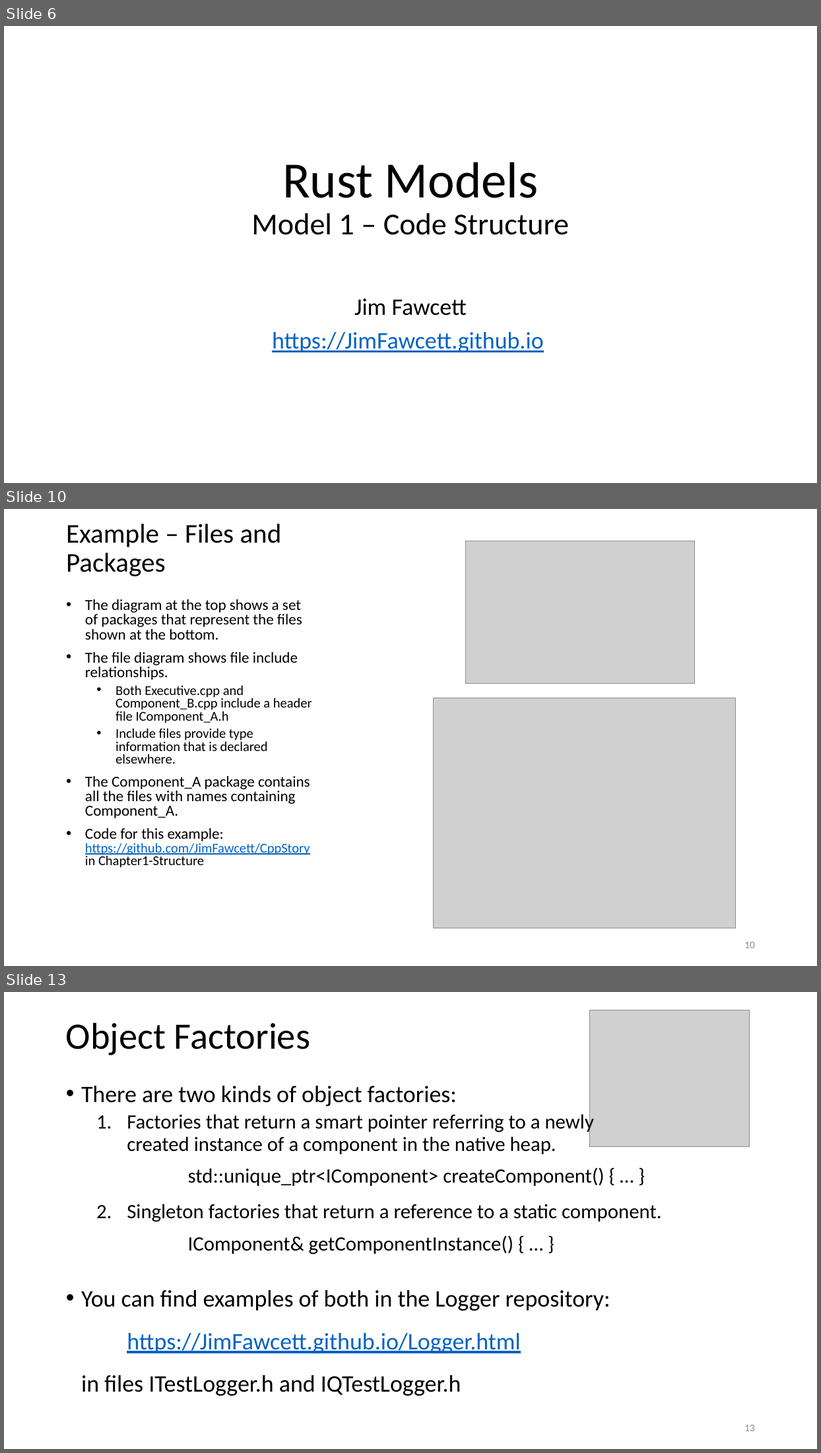
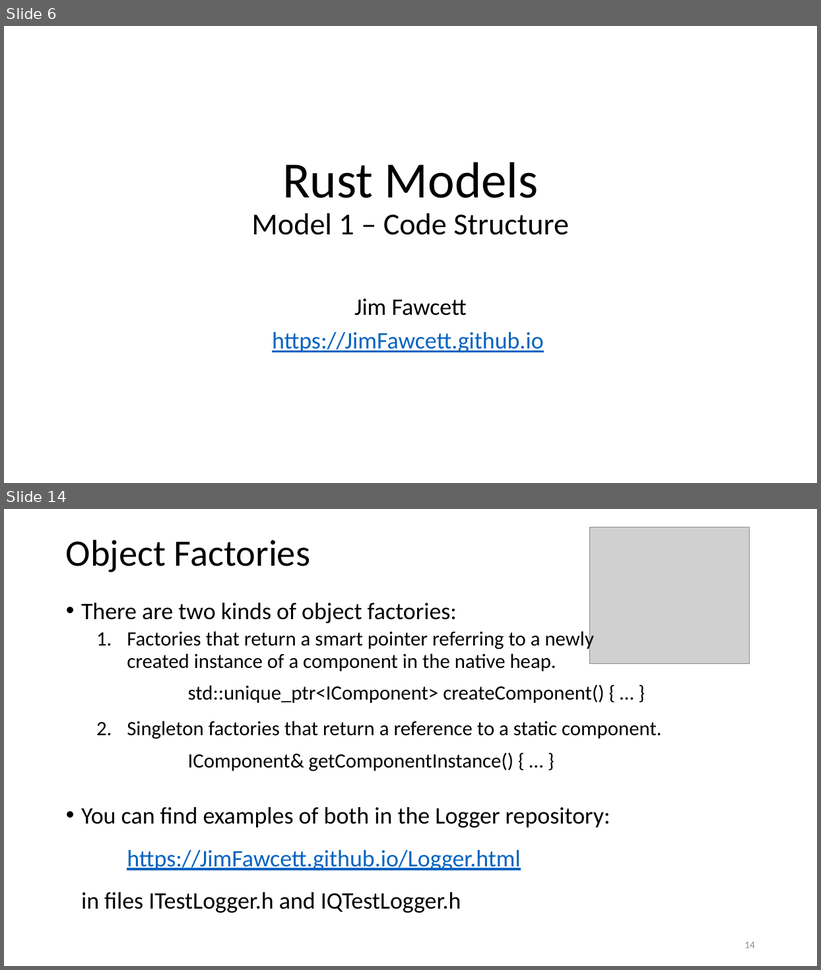
Before and after one commit to JimFawcett/JimFawcett.github.io, a slide deck: Resources/RustModels.pptx. Shown one above the other, each under a label of ours: slides 6, 10 and 13 before the commit, slides 6 and 14 after it; the slides between them are not shown. The pictures are 821x1453 and 821x970 pixels, drawn with LibreOffice and Linux fonts; fonts in the diff are those of the drawing; grey boxes stand for pictures. Boxes give left, top, right and bottom in pixels: in the first picture for what was removed or moved away, otherwise in the second. Text is boxed around its words. In the diff, an @@ line names an element or a change of style, - is before the commit and + after.

```diff
--- a/Resources/RustModels.pptx
+++ b/Resources/RustModels.pptx
@@ slide 10 removed at <box>4,509,817,966</box>, background #FFFFFF @@
@@ title removed at <box>66,524,282,576</box> @@
-Example – Files and Packages
@@ picture removed at <box>466,541,696,683</box> @@
@@ text removed at <box>85,599,312,868</box> @@
-• The diagram at the top shows a set of packages that represent the files shown at the bottom.
-• The file diagram shows file include relationships.
-  • Both Executive.cpp and Component_B.cpp include a header file IComponent_A.h
-  • Include files provide type information that is declared elsewhere.
-• The Component_A package contains all the files with names containing Component_A.
-• Code for this example:
-  https://github.com/JimFawcett/CppStory in Chapter1-Structure
@@ picture removed at <box>434,698,736,929</box> @@
@@ page number removed at <box>745,942,755,949</box> @@
-10
@@ what was slide 13 is now slide 14 @@
@@ page number at <box>745,942,755,949</box>: text changed @@
-13
+14
```
Also in this commit, not shown: 5 slides changed, 2 slides added, 5 other files.
